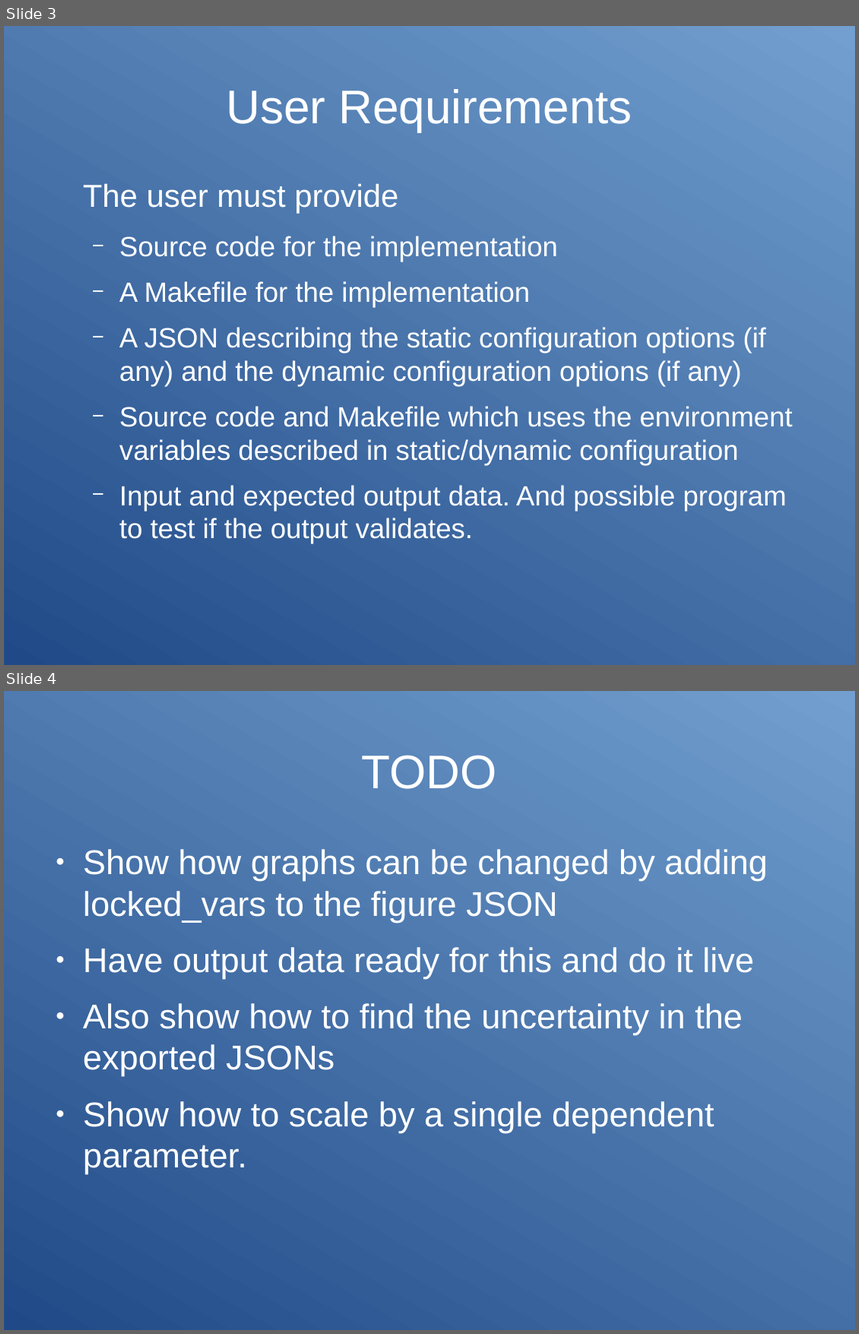
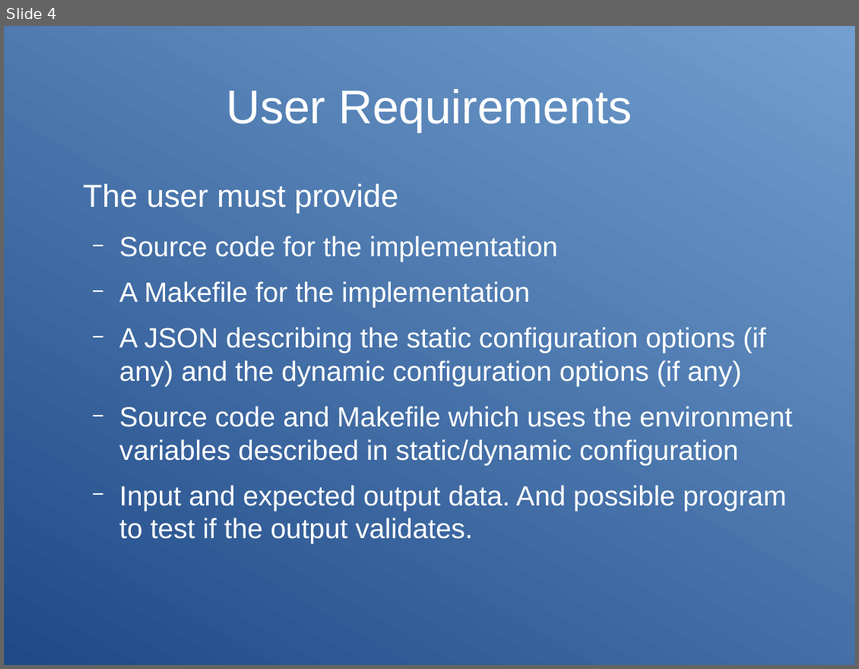
Before and after one commit to HIPERFIT/hipermark, a slide deck: presentation/presentation.odp. Shown one above the other, each under a label of ours: slides 3 and 4 before the commit, slide 4 after it. The pictures are 859x1334 and 859x669 pixels, drawn with LibreOffice and Linux fonts; fonts in the diff are those of the drawing. Boxes give left, top, right and bottom in pixels: in the first picture for what was removed or moved away, otherwise in the second. Text is boxed around its words. In the diff, an @@ line names an element or a change of style, - is before the commit and + after.

```diff
--- a/presentation/presentation.odp
+++ b/presentation/presentation.odp
@@ slide 4 removed at [4, 691, 855, 1330], background gradient #204A87 to #729FCF @@
@@ title removed at [362, 755, 497, 789] @@
-TODO
@@ text removed at [83, 849, 768, 1174] @@
-● Show how graphs can be changed by adding locked_vars to the figure JSON
-● Have output data ready for this and do it live
-● Also show how to find the uncertainty in the exported JSONs
-● Show how to scale by a single dependent parameter.
@@ what was slide 3 is now slide 4 @@
```
Also in this commit, not shown: 2 slides changed, 3 slides added, 2 other slides removed, 2 other files.
